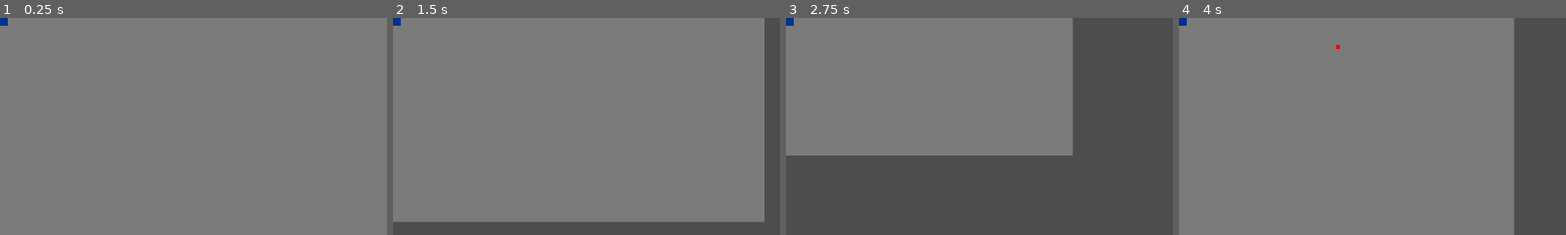
Above: before the commit, frames 1-4 (left to right).
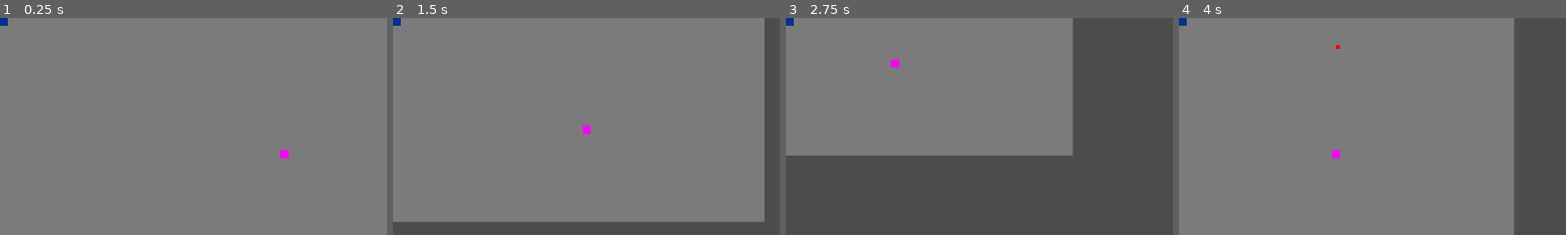
Above: after the commit, the same moments.

Repository: Lukko-Digital/WellesleyGameJam2024
Game: Godot game, scene res://src/main.tscn
Two runs of this game, one before a commit and one after it. Both use one fixed random seed, a clock stepped at 60 frames per second and the inputs below.
Inputs (mouse positions are % of the whole screen's width and height, from its top left):
- Up to frame 1 (0.25 s): no input
- Up to frame 2 (1.5 s): tap Enter at 0.5 s; move the mouse to (72, 45) at 0.52 s; press the mouse at (72, 45) at 0.53 s; hold D (right) 0.53-1.28 s; move the mouse to (30, 55) at 1.27 s; release the mouse at (30, 55) at 1.28 s; hold S (down) from 1.28 s (still down); click (30, 55) at 1.35 s
- Up to frame 3 (2.75 s): move the mouse to (60, 28) at 2.02 s; release S (down) at 2.03 s; press the mouse at (60, 28) at 2.03 s; hold D (right) from 2.03 s (still down)
- Up to frame 4 (4 s): move the mouse to (45, 70) at 2.77 s; release D (right) at 2.78 s; release the mouse at (45, 70) at 2.78 s; hold W (up) 2.78-3.53 s; click (45, 70) at 2.85 s; move the mouse to (80, 65) at 3.52 s; press the mouse at (80, 65) at 3.53 s; hold A (left) from 3.53 s (still down)
The pictures show only the part of the screen within x 50-100%, y 50-100%; the shares and areas given below are measured in that part.

The runs differ from the first frame. In frame 1, less than 0.1% of the frame differs, in the area x 72-75%, y 60-65%; in frame 2, less than 0.1%; in frame 3, less than 0.1%; in frame 4, less than 0.1%.

Commit message:
add enemy to main

Diff:
--- a/src/main.tscn
+++ b/src/main.tscn
@@ -1,6 +1,7 @@
-[gd_scene load_steps=2 format=3 uid="uid://h4opngj3ywq"]
+[gd_scene load_steps=3 format=3 uid="uid://h4opngj3ywq"]
 
 [ext_resource type="PackedScene" uid="uid://tu268rhi3o1q" path="res://src/player/player.tscn" id="1_thqqx"]
+[ext_resource type="PackedScene" uid="uid://gkgcqo2tgi64" path="res://src/enemies/dasher.tscn" id="2_71rgm"]
 
 [node name="main" type="Node2D"]
 position = Vector2(683, 408)
@@ -13,6 +14,9 @@
 mouse_filter = 2
 color = Color(1, 1, 1, 0.262745)
 
-[node name="CharacterBody2D" parent="." instance=ExtResource("1_thqqx")]
+[node name="player" parent="." instance=ExtResource("1_thqqx")]
 
-[node name="Camera2D" type="Camera2D" parent="CharacterBody2D"]
+[node name="Camera2D" type="Camera2D" parent="player"]
+
+[node name="dasher" parent="." instance=ExtResource("2_71rgm")]
+position = Vector2(706, 339)
